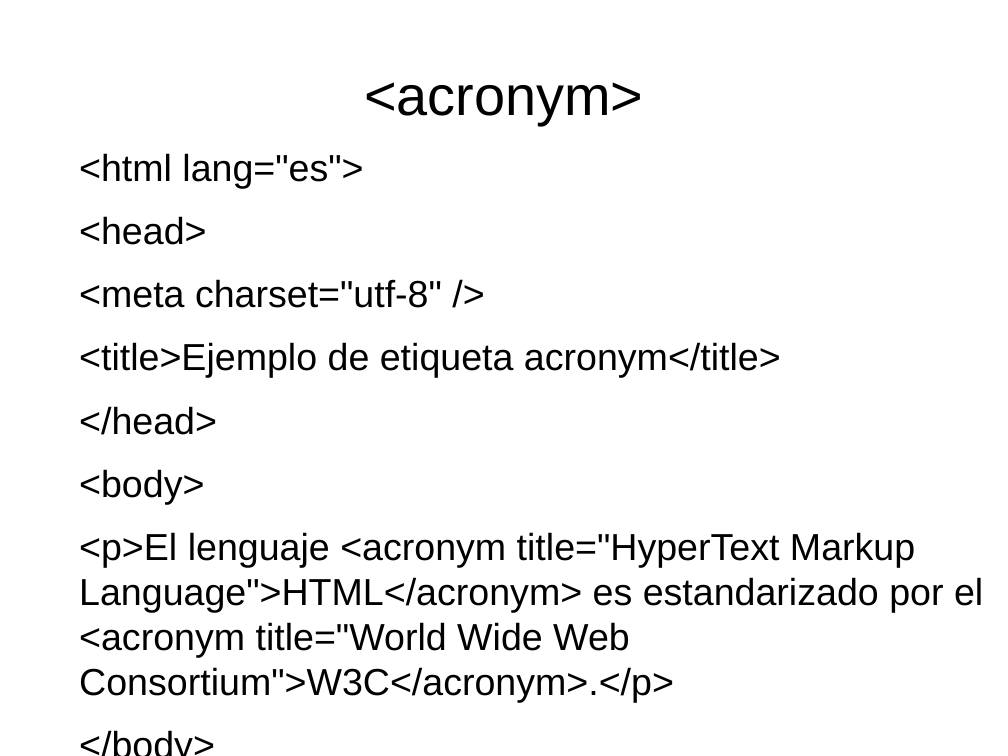
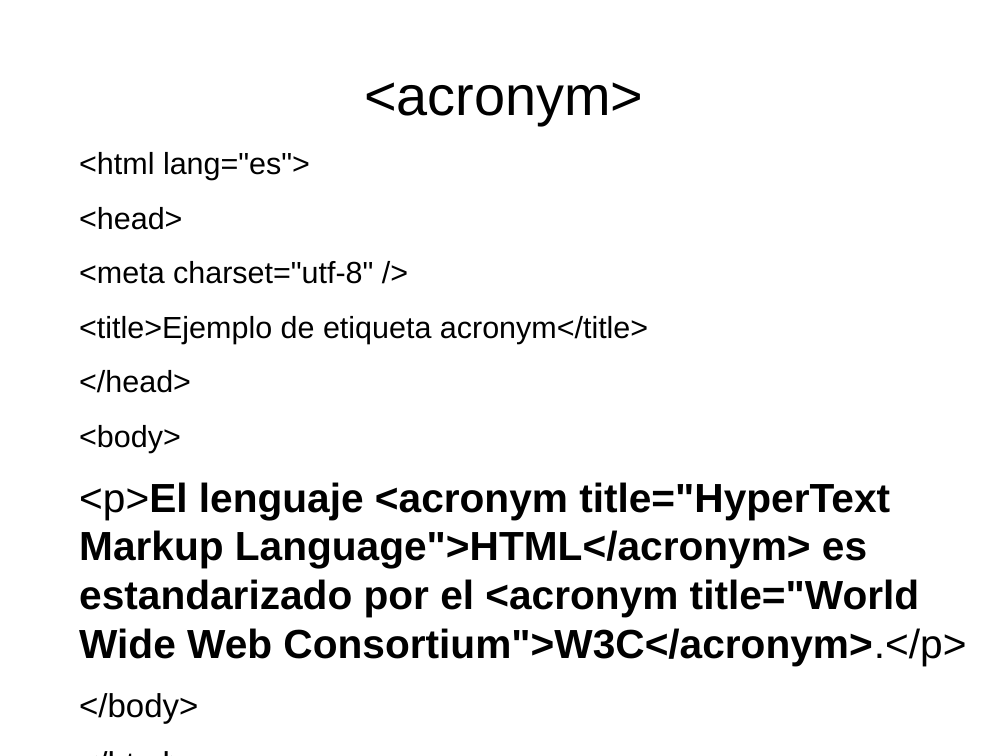
Before and after one commit to toblerone554/CampusInfantil2016, a slide deck: slide 22 of Veteranos/html/PresentaciónHTML.odp. Drawn at 1008x756 pixels with LibreOffice and Linux fonts; fonts in the diff are those of the drawing. Boxes give left, top, right and bottom in pixels: in the first picture for what was removed or moved away, otherwise in the second. Text is boxed around its words. In the diff, an @@ line names an element or a change of style, - is before the commit and + after.

Commit message:
Ejemplos de tablas y ejercicios prácticos

```diff
--- a/Veteranos/html/PresentaciónHTML.odp
+++ b/Veteranos/html/PresentaciónHTML.odp
@@ text "<html lang="es">" at box(79, 152, 966, 724): size 29.6 to 24 pt in "<html lang="es">", "<head>", "<meta charset="utf-8" />", "<title>Ejemplo de etiqueta acronym</title>" and 2 more places; size 29.6 to 32 pt, bold on in "<p>El lenguaje <acronym title="HyperText Markup Language">HT ..."; size 29.6 to 26 pt in "</body>", "</html>" @@
```
Also in this commit, not shown: 6 other slides changed, 4 slides added, 1 slide removed, 8 other files.
